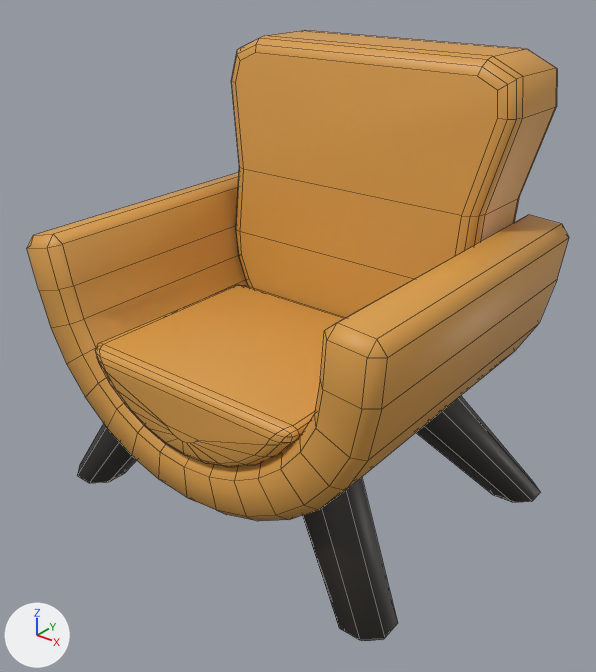
Renders of the FBX model Assets/FBX/ModularBuildingSystem/Props/Chair.fbx from each side of a commit.
Both versions are drawn from a 50 mm lens placed at (1.005, -1.278, 1.15), pointed at (0.013, -0.039, 0.381). The axes (+X, +Y, +Z) are drawn at lower left. The lights are the same throughout. Mesh edges are drawn as thin lines.

The older version as bpy lines, for what is in view:
```python
me_cylinder_017 = bpy.data.meshes.new('Cylinder.017')
me_cylinder_017.from_pydata(...)  # 605 vertices, 553 faces; spans x -0.473..0.473, y -0.375..0.391, z 0.0..0.947
me_cylinder_017.materials.append(mat_m_color_pallet)  # picture img_t_color_pallet_tga
ob_chair = bpy.data.objects.new('Chair', me_cylinder_017)
ob_chair.location = (0.0, 0.0, 0.0)
```
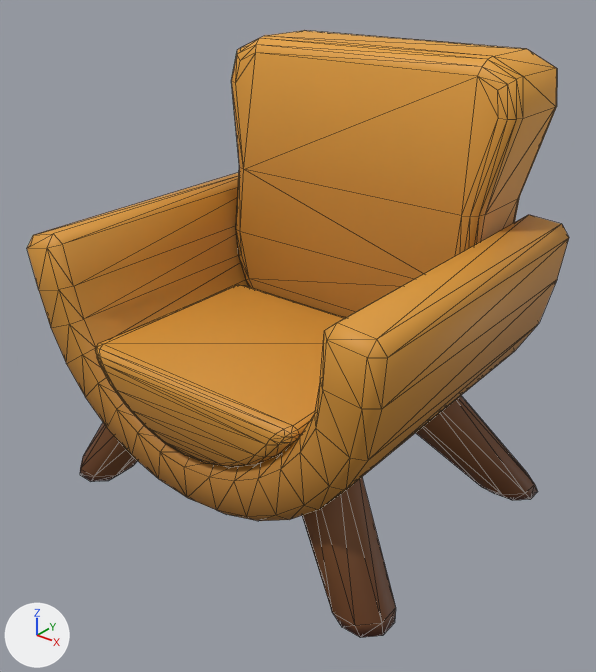
The newer file is also turned or shifted as a whole; pictures and numbers use the older file's frame.

Scene script edits in JSON lines:
```json
{"op": "add", "block": "img_t_gradientatlas_tga", "code": ["img_t_gradientatlas_tga = load_image('T_GradientAtlas.tga', '../../../Textures/ModularBuildingSystem/T_GradientAtlas.tga', 64, 64, 'sRGB')"]}
{"op": "add", "block": "mat_m_gradientatlas", "code": ["mat_m_gradientatlas = principled_material('M_GradientAtlas')", "mat_m_gradientatlas.texture = img_t_gradientatlas_tga", "mat_m_gradientatlas.roughness = 0.6"]}
{"block": "me_cylinder_017", "where": "# used by ob_chair; location = (0.0, 0.0, 0.0)"}
{"op": "remove", "block": "me_cylinder_017", "code": "me_cylinder_017.from_pydata(...)  # 605 vertices, 553 faces; spans x -0.473..0.473, y -0.375..0.391, z 0.0..0.947"}
{"op": "add", "block": "me_cylinder_017", "code": "me_cylinder_017.from_pydata(...)  # 615 vertices, 1178 faces; spans x -0.468..0.468, y -0.375..0.391, z 0.0..0.948"}
{"block": "me_cylinder_017", "change": "me_cylinder_017 part 1: 43 vertices removed from x -0.435..0.435, y -0.375..-0.238, z 0.0..0.301; 48 vertices added at x -0.43..0.43, y -0.346..-0.227, z 0.0..0.033"}
{"block": "me_cylinder_017", "change": "me_cylinder_017 part 2: 43 vertices removed from x -0.473..0.473, y 0.057..0.3, z 0.0..0.3; 48 vertices added at x -0.468..0.468, y 0.177..0.293, z 0.0..0.032"}
{"block": "me_cylinder_017", "change": "me_cylinder_017 part 3: 12 faces spanning x -0.451..0.432, y -0.373..0.348, z 0.386..0.623 switch from mat_m_color_pallet (picture img_t_color_pallet_tga) to mat_m_gradientatlas (picture img_t_gradientatlas_tga)"}
```

Where the change shows, as pixel boxes [x1, y1, x2, y2] in the pictures (596 x 672 px; the box of a moved part takes in the faces that stretch with it):
```json
{"object": "Chair", "change": "reshaped", "before": [27, 31, 569, 641], "after": [27, 30, 569, 638]}
{"part": 1, "of": "me_cylinder_017", "change": "moved or reshaped", "before": [77, 365, 398, 641], "after": [80, 423, 396, 638]}
{"part": 2, "of": "me_cylinder_017", "change": "moved or reshaped", "before": [416, 396, 540, 502], "after": [416, 396, 538, 500]}
{"part": 3, "of": "me_cylinder_017", "change": "recoloured", "before": [47, 234, 385, 437], "after": [47, 234, 385, 437]}
```
